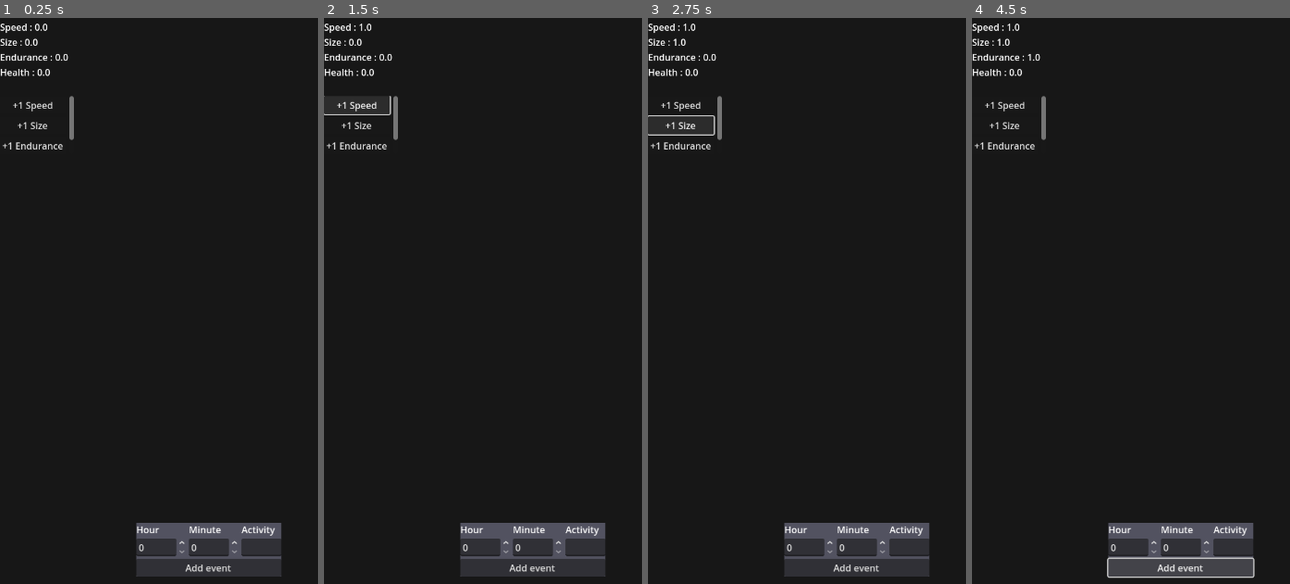
Above: before the commit, frames 1-4 (left to right).
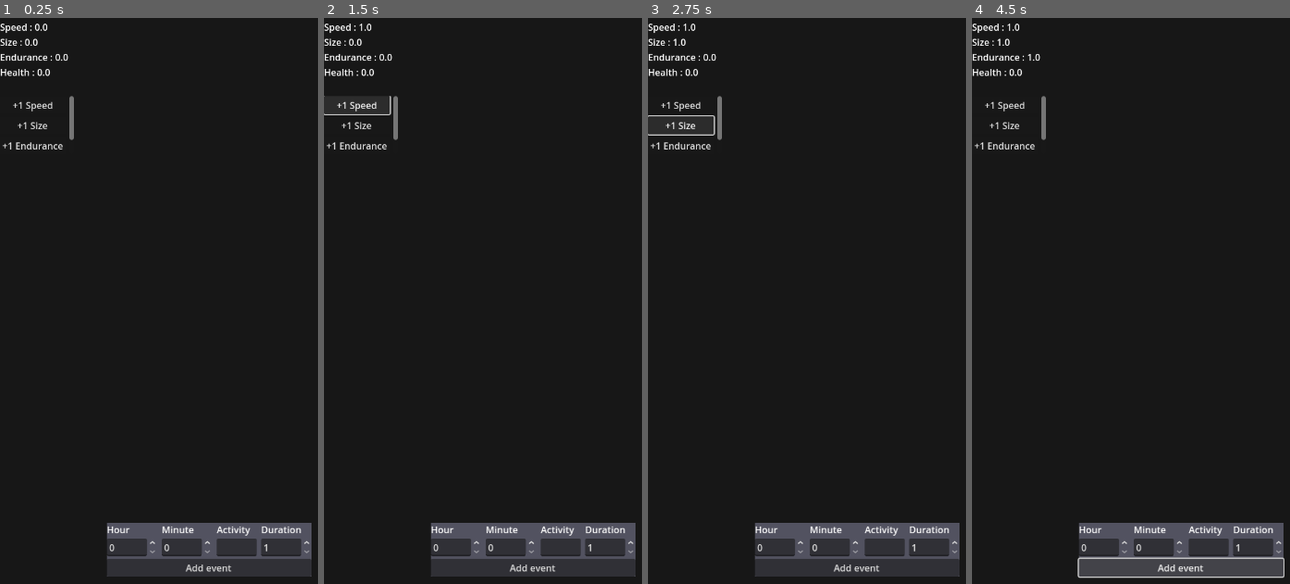
Above: after the commit, the same moments.

Repository: Faisa-l/AT-Interactivity-for-Activity-Project
Game: Godot game, scene res://Scenes/main.tscn
Two runs of this game, one before a commit and one after it. Both use one fixed random seed, a clock stepped at 60 frames per second and the inputs below. The engine's default icon, where the game draws it, is replaced by a stand-in: a white triangle on a blue panel in a dark square.
Inputs:
- Up to frame 1 (0.25 s): no input
- Up to frame 2 (1.5 s): click "Add event" at 0.5 s; click "+1 Speed" at 1.25 s
- Up to frame 3 (2.75 s): click "+1 Size" at 2 s
- Up to frame 4 (4.5 s): click "+1 Endurance" at 2.75 s; click "+1 Health" at 3.5 s; click "Add event" at 4.25 s

The runs differ from the first frame. In frame 1, 2.7% of the frame differs, in the area x 33-98%, y 89-99%; in frame 2, 2.7%; in frame 3, 2.7%; in frame 4, 2.8%, in the area x 33-99%, y 89-100%.

Commit message:
Add duration to event creator
Can now specify how long the event lasts, in minutes

Diff:
--- a/Scenes/displayed_activity_notification.tscn
+++ b/Scenes/displayed_activity_notification.tscn
@@ -28,6 +28,12 @@
 text = "The Time This Takes Place At Is Here "
 autowrap_mode = 2
 
+[node name="EndsAt" type="Label" parent="MarginContainer/HBoxContainer/Details"]
+custom_minimum_size = Vector2(160, 0)
+layout_mode = 2
+text = "The Time This Ends At Is Here "
+autowrap_mode = 2
+
 [node name="Tracking" type="VBoxContainer" parent="MarginContainer/HBoxContainer"]
 layout_mode = 2
 size_flags_horizontal = 10
--- a/Scenes/event_creator.tscn
+++ b/Scenes/event_creator.tscn
@@ -20,6 +20,7 @@
 
 [node name="HBoxContainer" type="HBoxContainer" parent="Container"]
 layout_mode = 2
+theme_override_constants/separation = 8
 
 [node name="Hours" type="VBoxContainer" parent="Container/HBoxContainer"]
 layout_mode = 2
@@ -61,6 +62,21 @@
 expand_to_text_length = true
 script = ExtResource("1_31knt")
 
+[node name="Duration" type="VBoxContainer" parent="Container/HBoxContainer"]
+layout_mode = 2
+
+[node name="DurationLabel" type="Label" parent="Container/HBoxContainer/Duration"]
+layout_mode = 2
+size_flags_horizontal = 3
+text = "Duration"
+
+[node name="DurationEdit" type="SpinBox" parent="Container/HBoxContainer/Duration"]
+layout_mode = 2
+min_value = 1.0
+max_value = 60.0
+value = 1.0
+rounded = true
+
 [node name="Button" type="Button" parent="Container"]
 layout_mode = 2
 text = "Add event"
--- a/Scripts/displayed_activity_notification.gd
+++ b/Scripts/displayed_activity_notification.gd
@@ -10,8 +10,16 @@
 var title_label : Label = $MarginContainer/HBoxContainer/Tracking/Title
 
 @onready
+var ends_label : Label = $MarginContainer/HBoxContainer/Details/EndsAt
+
+@onready
 var activity_value_label : Label = $MarginContainer/HBoxContainer/Tracking/ValueDisplay
 
 func initialise(scheduled_activity : ScheduledActivity) -> void:
+	var start : Dictionary = scheduled_activity.starts
+	var ends : int = Time.get_unix_time_from_datetime_dict(start)
+	ends += (scheduled_activity.duration * 60)
+
 	activity_label.text = scheduled_activity.activity
-	time_label.text = Time.get_datetime_string_from_datetime_dict(scheduled_activity.starts, true)
+	time_label.text = Time.get_datetime_string_from_datetime_dict(start, true)
+	ends_label.text = Time.get_datetime_string_from_unix_time(ends, true)
--- a/Scripts/event_creator.gd
+++ b/Scripts/event_creator.gd
@@ -6,10 +6,13 @@
 var hours_box : SpinBox = $Container/HBoxContainer/Hours/HourEdit
 
 @onready
-var minutes_box : SpinBox= $Container/HBoxContainer/Minutes/MinuteEdit
+var minutes_box : SpinBox = $Container/HBoxContainer/Minutes/MinuteEdit
 
 @onready
 var activity_box : LineEdit = $Container/HBoxContainer/Activity/ActivityEdit
+
+@onready
+var duration_box : SpinBox = $Container/HBoxContainer/Duration/DurationEdit
 
 @onready
 var button : Button = $Container/Button
@@ -25,4 +28,4 @@
 	if hours_box.value <= 0 or hours_box.value > 24: return
 	if minutes_box.value <= 0 or minutes_box.value > 60: return
 
-	event_submitted.emit(hours_box.value, minutes_box.value, activity_box.text)
+	event_submitted.emit(hours_box.value, minutes_box.value, activity_box.text, duration_box.value)
--- a/Scripts/main.gd
+++ b/Scripts/main.gd
@@ -26,13 +26,13 @@
 	activity_scheduler.event_ended.connect(process_event_ended)
 	activity_scheduler.event_running.connect(process_event_running)
 
-func on_event_submitted(hours: int, minutes: int, activity : String) -> void:
+func on_event_submitted(hours: int, minutes: int, activity : String, duration : int) -> void:
 	# Convert to dictionary
 	var time : Dictionary = Time.get_datetime_dict_from_system()
 	time["hour"] = hours
 	time["minute"] = minutes
 
-	var success = activity_scheduler.schedule_activity(activity, time, 30)
+	var success = activity_scheduler.schedule_activity(activity, time, duration)
 	if success:
 		var card : DisplayedActivityNotification = notification_scene.instantiate()
 		notification_list.add_child(card)
